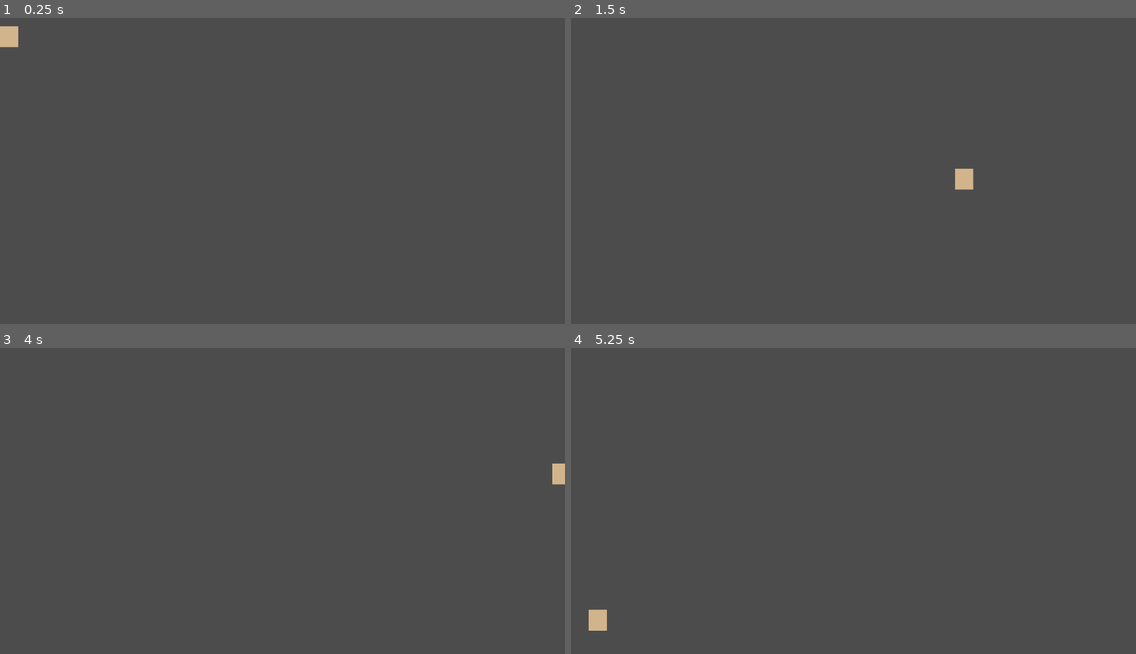
Above: before the commit, frames 1-4 (two rows, left to right).
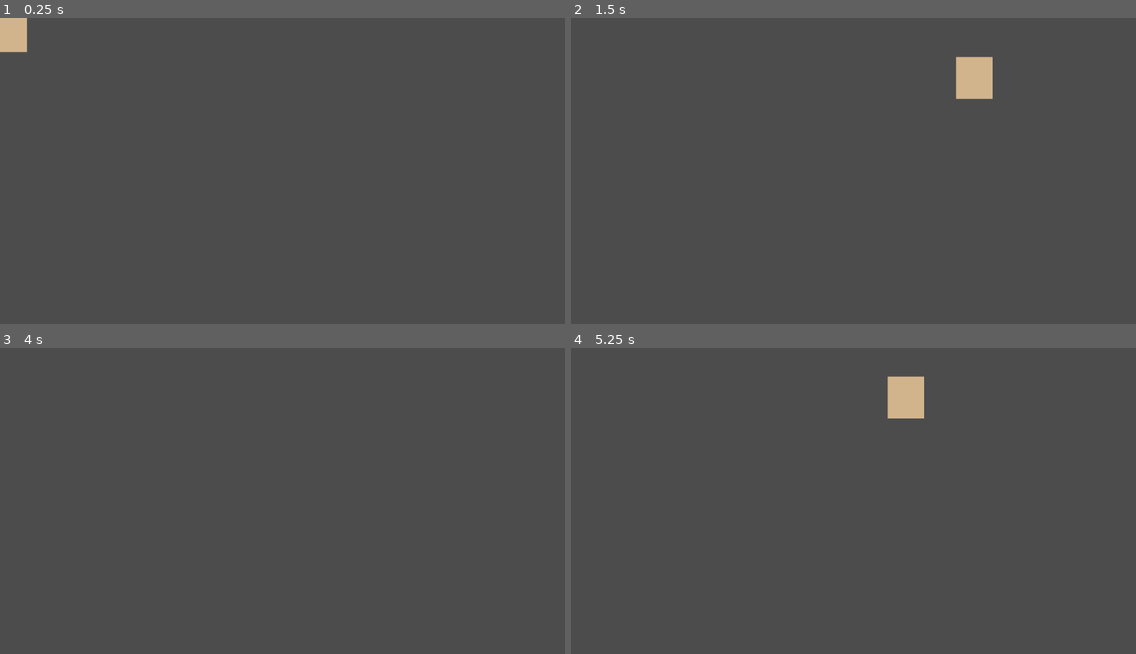
Above: after the commit, the same moments.

Repository: the-g-force/FamJam-January2021
Game: Godot game, scene res://src/Duck.tscn
The game is run twice, just before and just after one commit, with the same random seed, the same clock (stepped at 60 frames per second) and the same inputs. This scene is started directly instead of the project's main scene.
Inputs:
- Up to frame 1 (0.25 s): no input
- Up to frame 2 (1.5 s): hold D (move_right) 0.53-1.28 s; hold S (move_down) from 1.28 s (still down)
- Up to frame 3 (4 s): release S (move_down) at 2.03 s; hold D (move_right) 2.03-2.78 s; tap Enter at 2.75 s; hold W (move_up) 2.78-3.53 s; tap Space at 3.5 s; hold A (move_left) from 3.53 s (still down)
- Up to frame 4 (5.25 s): release A (move_left) at 5.03 s; hold S (move_down) from 5.03 s (still down)

The runs differ from the first frame. In frame 1, 0.3% of the frame differs, in the area x 0-5%, y 0-12%; in frame 2, 1.1%, in the area x 68-75%, y 12-57%; in frame 3, 0.2%; in frame 4, 1.1%.

Commit message:
Scale speed by delta
Also fixes the placeholder rectangle drawing to use extents properly

Diff:
--- a/project/src/Duck.gd
+++ b/project/src/Duck.gd
@@ -1,8 +1,8 @@
 extends KinematicBody2D
 
-export var GRAVITY := 1.0
-export var SPEED := 10
-export var MAX_SPEED := 15
+export var gravity := 20.0
+export var speed := 50
+export var max_speed := 15
 
 var _velocity := Vector2.ZERO
 
@@ -22,14 +22,15 @@
 	if direction.length_squared() == 0:
 		_velocity = Vector2.ZERO
 
-	_velocity += direction * SPEED
-	_velocity.y += GRAVITY
+	_velocity += direction * speed * delta
 
-	_velocity = _velocity.clamped(MAX_SPEED)
+
+	_velocity = _velocity.clamped(max_speed)
 
 	position += _velocity
+	position.y += gravity * delta
 
 
 func _draw():
 	var shape = $CollisionShape2D.shape
-	draw_rect(Rect2(0,0,shape.extents.x, shape.extents.y), Color.tan)
+	draw_rect(Rect2(-shape.extents.x/2,-shape.extents.y/2,shape.extents.x*2, shape.extents.y*2), Color.tan)
